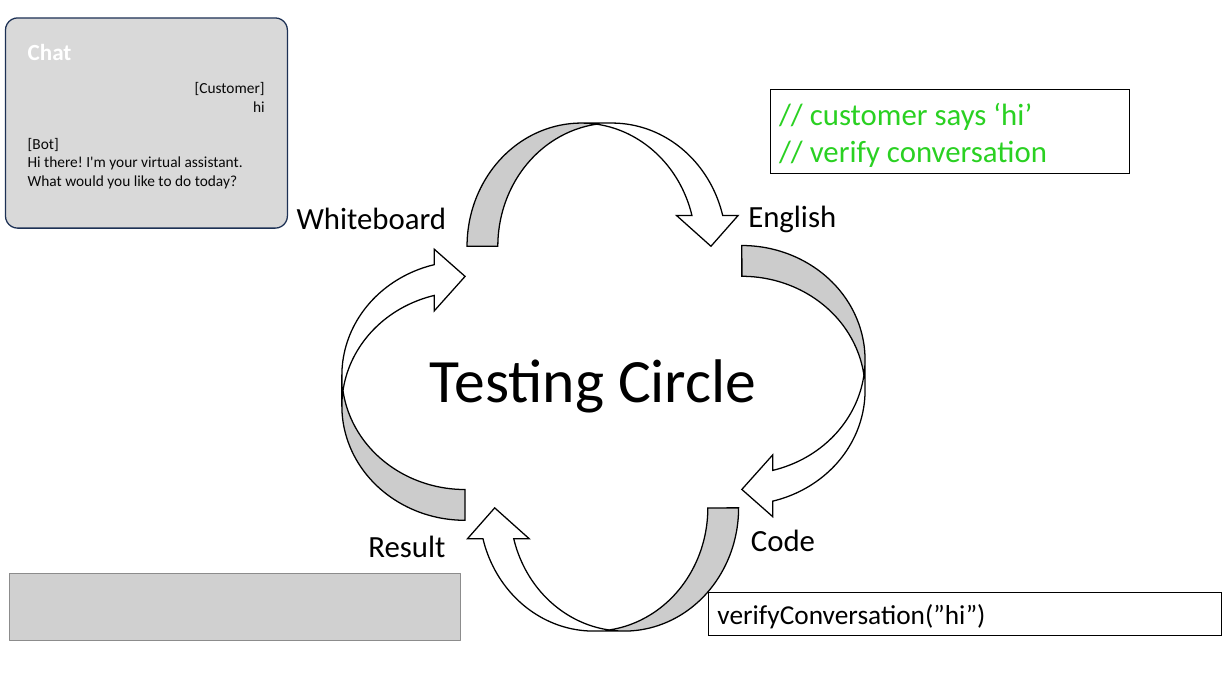
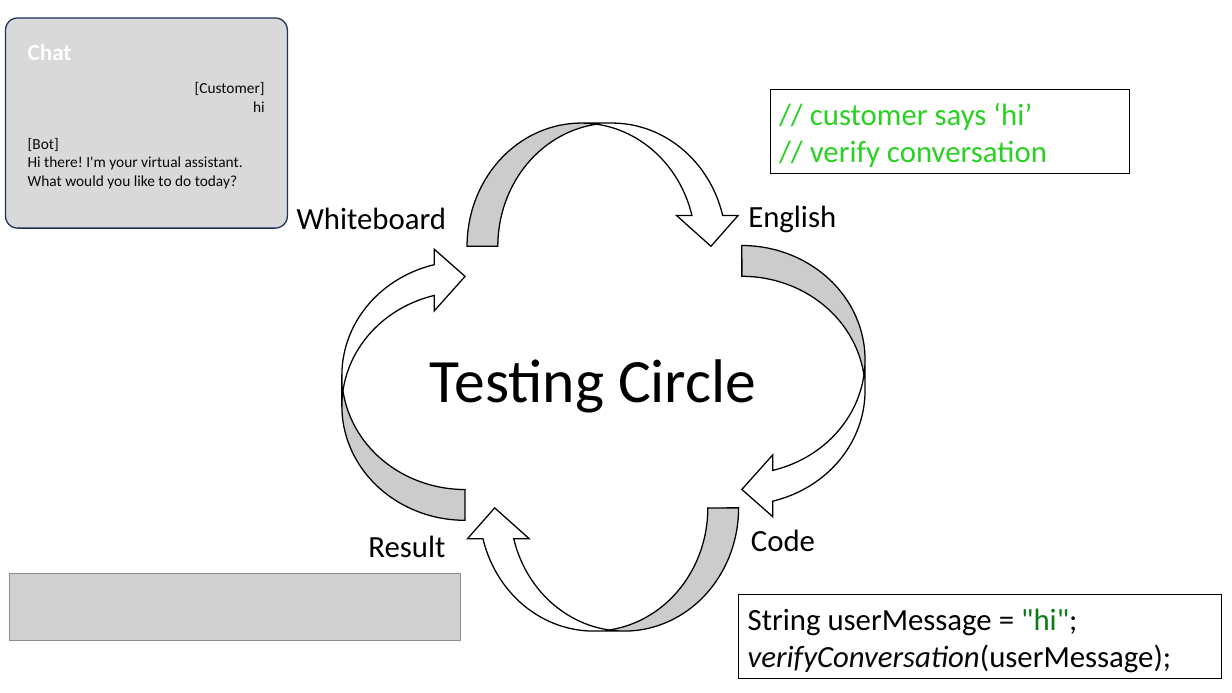
Before and after one commit to LearnWithLlew/TestingBetterWithApprovals.Slides, a slide deck: slide 15 of slides/Testing Better with Approvals.pptx. Drawn at 1232x693 pixels with LibreOffice and Linux fonts; fonts in the diff are those of the drawing; grey boxes stand for pictures. Boxes give left, top, right and bottom in pixels: in the first picture for what was removed or moved away, otherwise in the second. Text is boxed around its words. In the diff, an @@ line names an element or a change of style, - is before the commit and + after.

```diff
--- a/slides/Testing Better with Approvals.pptx
+++ b/slides/Testing Better with Approvals.pptx
@@ rectangle "String userMessage = "hi"; verifyConversation(userMessage);": place and size @@
-rectangle "String userMessage = "hi"; verifyConversation(userMessage);" at box(709, 593, 1223, 636)
+rectangle "String userMessage = "hi"; verifyConversation(userMessage);" at box(738, 595, 1222, 679)
@@ text in rectangle at box(748, 608, 1171, 673): text changed; size 21.3 to 24 pt @@
-verifyConversation(”hi”)
+String userMessage = "hi";
+verifyConversation(userMessage);
```
Also in this commit, not shown: 3 other slides changed.
